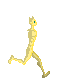
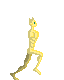
Revision of a layered 64×80 image; what changed, layer by layer:
hid group "frame 6" (11 layers) over [8,16,50,80]
painted on "head" (1st of 6, in "frame 6") over [27,16,37,48]
showed group "frame 2" (11 layers) over [10,17,50,80]
painted on "head" (5th of 6, in "frame 2") over [28,17,39,39]
